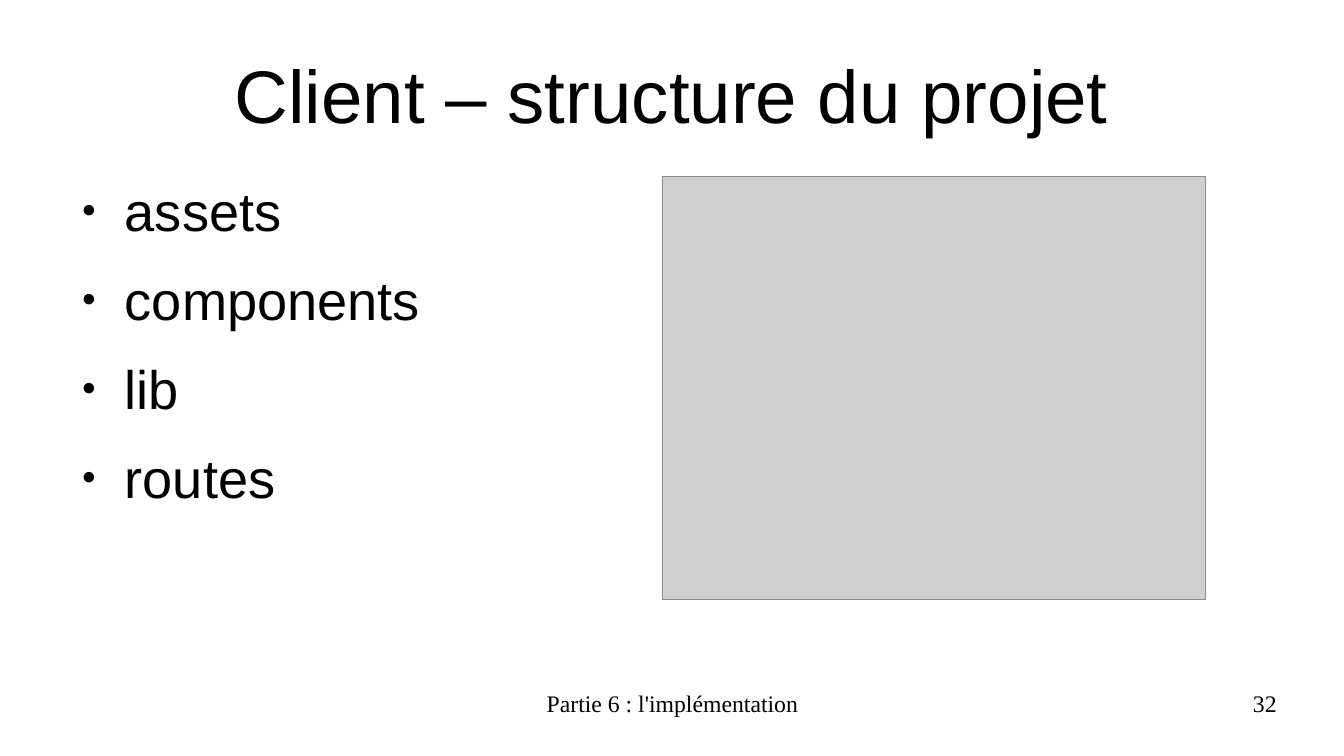
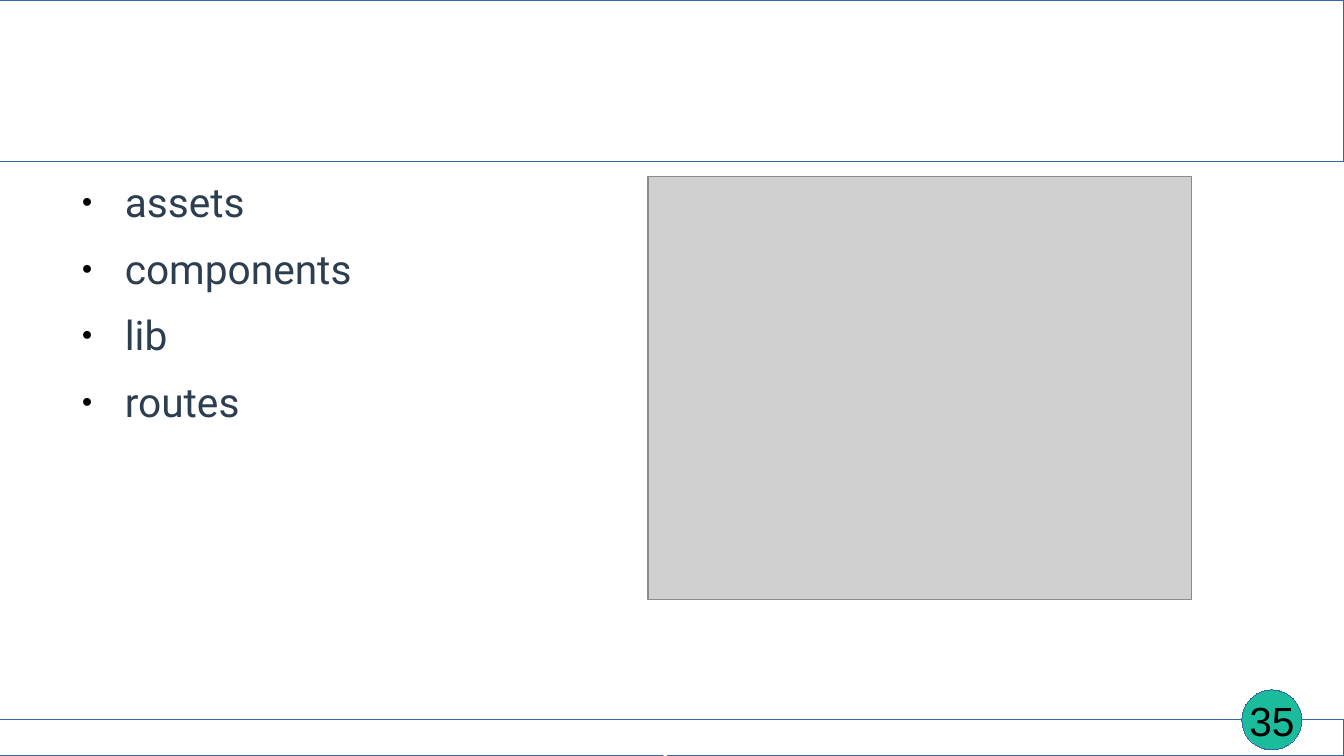
Before and after one commit to EmmaBroudic/Projet-Nooky, a slide deck: slide 35 of doc/Nooky4.odp (slide 32 before the commit). Drawn at 1344x756 pixels with LibreOffice and Linux fonts; fonts in the diff are those of the drawing; grey boxes stand for pictures. Boxes give left, top, right and bottom in pixels: in the first picture for what was removed or moved away, otherwise in the second. Text is boxed around its words. In the diff, an @@ line names an element or a change of style, - is before the commit and + after.

Commit message:
avancée dossier projet et slides

```diff
--- a/doc/Nooky4.odp
+++ b/doc/Nooky4.odp
@@ rectangle added at <box>0,0,1344,162</box>, outline #3465A4 0 pt @@
@@ title removed at <box>235,69,1107,137</box> @@
-Client – structure du projet
@@ text "assets" at <box>125,190,352,418</box>: size 32 to 24 pt, font Arial to Roboto, text colour #000000 to #2C3E50; less space between paragraphs @@
@@ picture: place and size @@
-picture at <box>662,177,1206,600</box>
+picture at <box>648,177,1192,600</box>
@@ ellipse added at <box>1243,690,1303,750</box>, fill #1ABC9C, outline #3465A4 0 pt @@
@@ page number added at <box>1249,707,1294,743</box>, 24 pt, text #000000 @@
+35
@@ page number removed at <box>1253,696,1277,713</box> @@
-32
@@ rectangle added at <box>0,721,1344,756</box>, outline #3465A4 0 pt @@
@@ text at <box>487,755,856,756</box>: text changed; size 14 to 18 pt; font Times New Roman to Karla; text colour #000000 to #FFFFFF; bold on @@
-Partie 6 : l'implémentation
+Partie 6 : Implémentation
```
Also in this commit, not shown: 68 other slides changed, 9 slides added, 2 slides removed, 16 other files.
